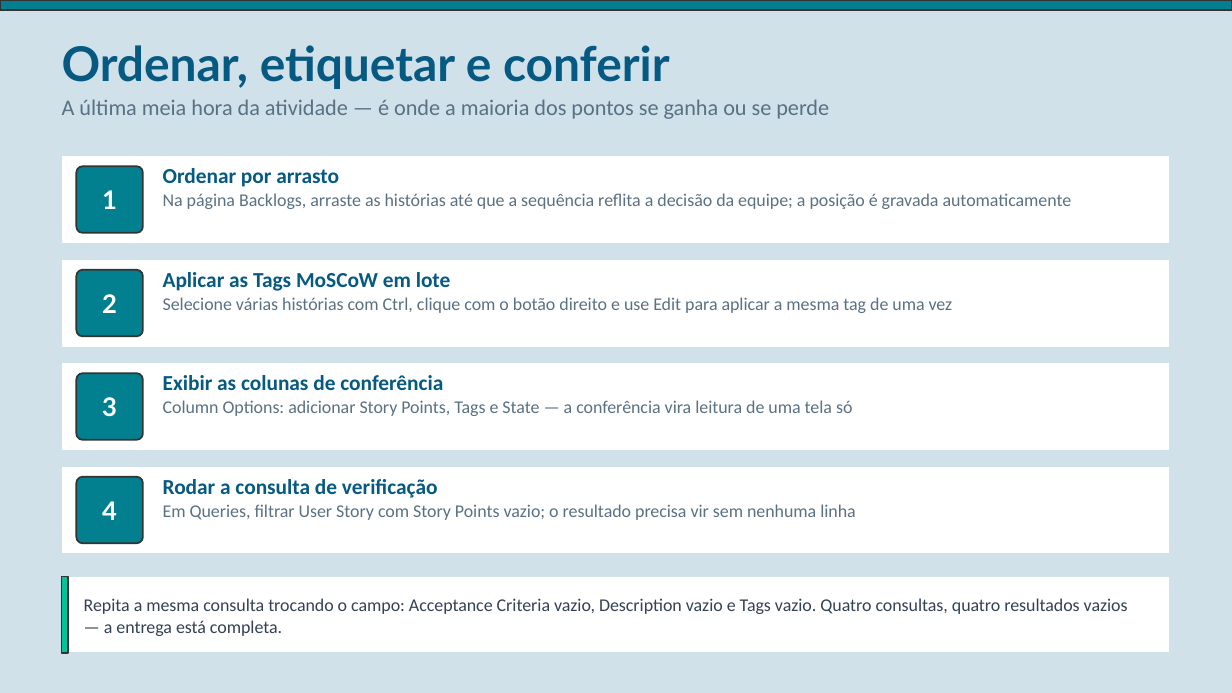
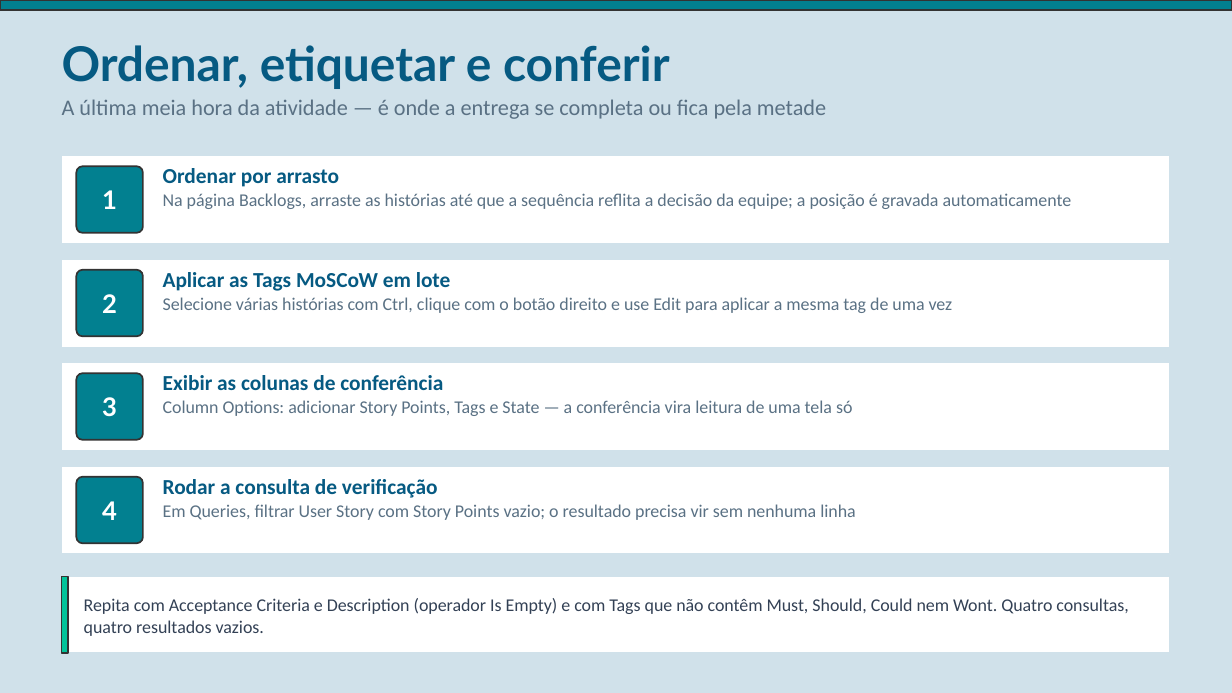
Before and after one commit to EngenhariaSoftwareAtual/atividade-requisitos-connexa, a slide deck: slide 35 of Azure_Boards_Product_Backlog.pptx. Drawn at 1232x693 pixels with LibreOffice and Linux fonts; fonts in the diff are those of the drawing. Boxes give left, top, right and bottom in pixels: in the first picture for what was removed or moved away, otherwise in the second. Text is boxed around its words. In the diff, an @@ line names an element or a change of style, - is before the commit and + after.

```diff
--- a/Azure_Boards_Product_Backlog.pptx
+++ b/Azure_Boards_Product_Backlog.pptx
@@ text at (62, 99, 826, 119): text changed @@
-A última meia hora da atividade — é onde a maioria dos pontos se ganha ou se perde
+A última meia hora da atividade — é onde a entrega se completa ou fica pela metade
@@ text at (84, 598, 1128, 636): text changed @@
-Repita a mesma consulta trocando o campo: Acceptance Criteria vazio, Description vazio e Tags vazio. Quatro consultas, quatro resultados vazios — a entrega está completa.
+Repita com Acceptance Criteria e Description (operador Is Empty) e com Tags que não contêm Must, Should, Could nem Wont. Quatro consultas, quatro resultados vazios.
```
Also in this commit, not shown: 8 other slides changed, 4 other files.
